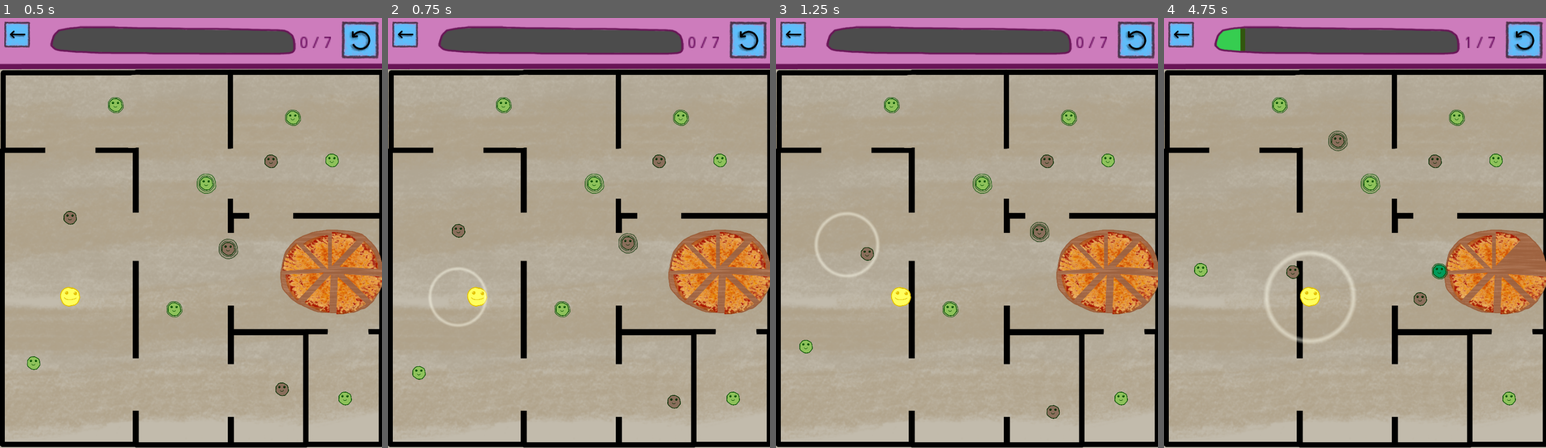
Above: before the commit, frames 1-4 (left to right).
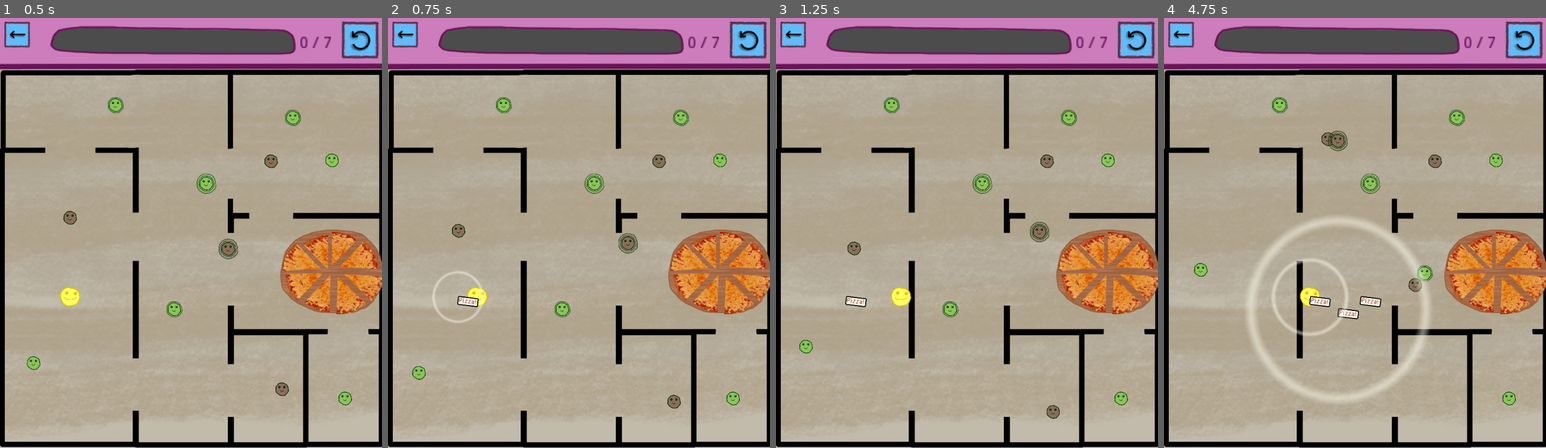
Above: after the commit, the same moments.

Repository: jalarimar/pizza
Game: Godot game, scene res://Level 2.tscn
The game is run twice, just before and just after one commit, with the same random seed, the same clock (stepped at 60 frames per second) and the same inputs. This scene is started directly instead of the project's main scene.
Inputs (mouse positions are in pixels of both pictures, inside the frame that each line leads up to):
- Up to frame 1 (0.5 s): no input
- Up to frame 2 (0.75 s): move the mouse to (731, 396) at 0.52 s; hold D (right) from 0.53 s (still down); hold Space (space) from 0.53 s (still down)
- Up to frame 3 (1.25 s): keep holding D (right); keep holding Space (space)
- Up to frame 4 (4.75 s): move the mouse to (1496, 159) at 1.27 s; release D (right) at 1.28 s; release Space (space) at 1.28 s; hold S (down) 1.28-2.03 s; tap Space (space) at 1.35, 2.85, 4.35 s; move the mouse to (1458, 116) at 2.02 s; hold D (right) 2.03-2.78 s; hold Space (space) 2.03-2.78 s; move the mouse to (1423, 276) at 2.77 s; hold W (up) 2.78-3.53 s; move the mouse to (1278, 104) at 3.52 s; hold Space (space) 3.53-4.28 s; hold A (left) from 3.53 s (still down); move the mouse to (1370, 181) at 4.27 s

Frame 1 is identical in both runs. In frame 2, 0.5% of the frame differs, in the area x 10-27%, y 58-72%; in frame 3, 0.6%; in frame 4, 5.0%, in the area x 13-100%, y 2-90%.

Commit message:
chatty friend

Diff:
--- a/Friend.gd
+++ b/Friend.gd
@@ -1,10 +1,11 @@
 extends KinematicBody2D
 signal speak_pizza
 signal eat
+signal chat
 
 # stats
 export var speak_range = 1      # 1, 2, 3
-var is_chatty = false
+export var is_chatty = false
 var hungryness = 1    # 1, 2, 3
 export var coolness = 1   # todo figure out scoring when adding cooler people   # -5, 1, 5, 20
 var is_aware = false
@@ -28,16 +29,28 @@
     if coolness == 0:
         $Sprite.modulate = Color("#f690ff")
 
+    if is_chatty:
+        timer_loop()
+
 func _process(delta):
     if is_aware and not full:
         move_and_slide(direction * speed)
     if not is_aware and get_parent() is PathFollow2D:
         get_parent().set_offset(get_parent().get_offset() + 500 * delta)
 
+func timer_loop():
+    while true:
+        $Timer.start()
+        yield($Timer, "timeout")
+        if is_aware:
+            emit_signal("speak_pizza", global_position, speak_range, "pizzafact")
+        else:
+            emit_signal("chat", global_position, "fact")
+
 func on_reach_pizza():
     if not is_aware:
         is_aware = true
-        emit_signal("speak_pizza", position, speak_range)
+        emit_signal("speak_pizza", global_position, speak_range, "pizza")
 
     if target and target.is_in_group("pizza_slices"):
         target.be_eaten(global_position)
@@ -68,4 +81,4 @@
 func hear_pizza():
     if not is_aware:
         is_aware = true
-        emit_signal("speak_pizza", global_position, speak_range)
+        emit_signal("speak_pizza", global_position, speak_range, "pizza")
--- a/Friend.tscn
+++ b/Friend.tscn
@@ -21,4 +21,7 @@
 
 [node name="CollisionShape2D" type="CollisionShape2D" parent="."]
 shape = SubResource( 1 )
+
+[node name="Timer" type="Timer" parent="."]
+wait_time = 2.0
 [connection signal="mouse_entered" from="." to="." method="_on_Friend_mouse_entered"]
--- a/Level 1.tscn
+++ b/Level 1.tscn
@@ -138,6 +138,7 @@
 
 [node name="Friend" parent="Content" instance=ExtResource( 16 )]
 position = Vector2( 449.352, 179.25 )
+is_chatty = true
 
 [node name="Friend3" parent="Content" instance=ExtResource( 16 )]
 position = Vector2( 498.827, 257.794 )
--- a/Notification.gd
+++ b/Notification.gd
@@ -3,14 +3,14 @@
 var speak_range = 0
 var circle_radius = 0
 
-const modifier = 1.2
+const modifier = 1
 const scale_base = Vector2(0.2, 0.2)
 const radius_base = 100
 
 # Called when the node enters the scene tree for the first time.
 func _ready():
-    $Tween.interpolate_property($Sprite, "scale", Vector2(0.05, 0.05), speak_range * scale_base * modifier, 0.5, Tween.TRANS_LINEAR, Tween.EASE_IN_OUT)
-    $Tween.interpolate_property(self, "circle_radius", 10, speak_range * radius_base * modifier, 0.5, Tween.TRANS_LINEAR, Tween.EASE_IN_OUT)
+    $Tween.interpolate_property($Sprite, "scale", Vector2(0.05, 0.05), speak_range * scale_base * modifier, speak_range * modifier * 0.5, Tween.TRANS_LINEAR, Tween.EASE_IN_OUT)
+    $Tween.interpolate_property(self, "circle_radius", 10, speak_range * radius_base * modifier, speak_range * modifier * 0.5, Tween.TRANS_LINEAR, Tween.EASE_IN_OUT)
     $Tween.start()
     yield($Tween, "tween_completed")
 
--- a/Notification.tscn
+++ b/Notification.tscn
@@ -11,6 +11,7 @@
 
 [node name="Sprite" type="Sprite" parent="."]
 modulate = Color( 1, 1, 1, 0.670588 )
+scale = Vector2( 0.0310554, 0.03117 )
 texture = ExtResource( 2 )
 
 [node name="CollisionShape2D" type="CollisionShape2D" parent="."]
--- a/NotificationController.gd
+++ b/NotificationController.gd
@@ -6,13 +6,22 @@
     var people = get_tree().get_nodes_in_group("people")
     for person in people:
         person.connect("speak_pizza", self, "create_notification")
+        person.connect("chat", self, "create_speech_only")
 
 
-func create_notification(position, speak_range):
+func create_notification(position, speak_range, speech_type):
+    var speech = preload("res://Speech.tscn").instance()
+    speech.global_position = position
+    speech.type = speech_type
+    add_child(speech)
+
     var notification = preload("res://Notification.tscn").instance()
     notification.global_position = position
     notification.speak_range = speak_range
     add_child(notification) # add notification on same level as notification controller
 
+func create_speech_only(position, speech_type):
     var speech = preload("res://Speech.tscn").instance()
-    speech.rect_position = position
+    speech.global_position = position
+    speech.type = speech_type
+    add_child(speech)
--- a/Player.gd
+++ b/Player.gd
@@ -16,4 +16,4 @@
 
 func _input(event):
     if event.is_action_pressed("space"):
-        emit_signal("speak_pizza", global_position, speak_range)
+        emit_signal("speak_pizza", global_position, speak_range, "pizza")
--- a/ScoreBar.gd
+++ b/ScoreBar.gd
@@ -23,4 +23,6 @@
 func add_to_score(coolness):
     currentScore += coolness
     if currentScore >= nFriends:
+        $Timer.start()
+        yield($Timer, "timeout")
         get_tree().change_scene(next_level)
--- a/ScoreBar.tscn
+++ b/ScoreBar.tscn
@@ -9,7 +9,6 @@
 [ext_resource path="res://main_menu/retry.png" type="Texture" id=7]
 [ext_resource path="res://main_menu/button.tscn" type="PackedScene" id=8]
 [ext_resource path="res://main_menu/back.png" type="Texture" id=9]
-
 
 [sub_resource type="StyleBoxTexture" id=1]
 texture = ExtResource( 4 )
@@ -89,3 +88,6 @@
 [node name="back" type="Sprite" parent="button2"]
 position = Vector2( 83.4917, 87.1288 )
 texture = ExtResource( 9 )
+
+[node name="Timer" type="Timer" parent="."]
+wait_time = 1.5
--- a/Speech.gd
+++ b/Speech.gd
@@ -1,24 +1,34 @@
-extends Control
+extends Node2D
 
-signal timer_end
+var pizza_phrases = ["Pizza is a savoury dish of \nItalian origin",
+"The word pizza first appeared \nin a Latin text from the central \nItalian town of Gaeta",
+"Pizza can be high in salt, fat \nand calories",
+"The outer edge of pizza is sometimes \nreferred to as the cornicione",
+"13% of the United States population \nconsumes pizza on any given day",
+"The world's largest pizza measured \n1,261 square meters",
+"In 2017, the world pizza market \nwas $128 billion"]
 
-func _wait(seconds):
-    self._create_timer(self, seconds, true, "_emit_timer_end_signal")
-    yield(self,"timer_end")
+var normal_phrases = ["Clyde Zoia was an American football guard \nwho played four seasons with the \nChicago Cardinals",
+"Canal de San Juan is a station \nalong Line A of the Mexico City Metro",
+"The Korg DSS-1 is a 12-bit polyphonic \nsampling synthesizer released \nin September 1986",
+"Yggdrasil is an immense mythical \ntree that plays a central role in \nNorse cosmology",
+"A disappearing gun is an obsolete \ntype of artillery which enabled a \ngun to hide from direct fire and \nobservation",
+"Klisinko is a village in the administrative \ndistrict of Gmina Głubczyce in south-western \nPoland",
+"Mlombo v Fourie is an important and \ncontentious case in South African \nproperty law",
+"Kathryn Busby is an American film \nexecutive who is currently senior vice \npresident of development at Sony Pictures Television",
+"Qarqe'an is a semiannual celebration \nobserved in Eastern Arabia"]
+var type = "pizza"
 
-func _emit_timer_end_signal():
-    emit_signal("timer_end")
-
-func _create_timer(object_target, float_wait_time, bool_is_oneshot, string_function):
-    var timer = $Timer
-    timer.set_one_shot(bool_is_oneshot)
-    timer.set_timer_process_mode(0)
-    timer.set_wait_time(float_wait_time)
-    timer.connect("timeout", object_target, string_function)
-    self.add_child(timer)
-    timer.start()
 
 # Called when the node enters the scene tree for the first time.
 func _ready():
-    _wait(5)
+    if type == "pizza":
+       $Label.text = "Pizza!"
+    elif type == "pizzafact":
+        $Label.text = pizza_phrases[randi() % len(pizza_phrases)]
+    elif type == "fact":
+        $Label.text = normal_phrases[randi() % len(normal_phrases)]
+
+    $Timer.start()
+    yield($Timer, "timeout")
     queue_free()
--- a/Speech.tscn
+++ b/Speech.tscn
@@ -15,11 +15,7 @@
 corner_radius_bottom_left = 2
 corner_detail = 4
 
-[node name="PizzaSpeech" type="Control"]
-margin_left = -19.5339
-margin_top = -22.7467
-margin_right = 20.4661
-margin_bottom = 17.2533
+[node name="PizzaSpeech" type="Node2D"]
 script = ExtResource( 1 )
 
 [node name="Label" type="Label" parent="."]
@@ -34,3 +30,4 @@
 text = "Pizza!"
 
 [node name="Timer" type="Timer" parent="."]
+wait_time = 1.55
